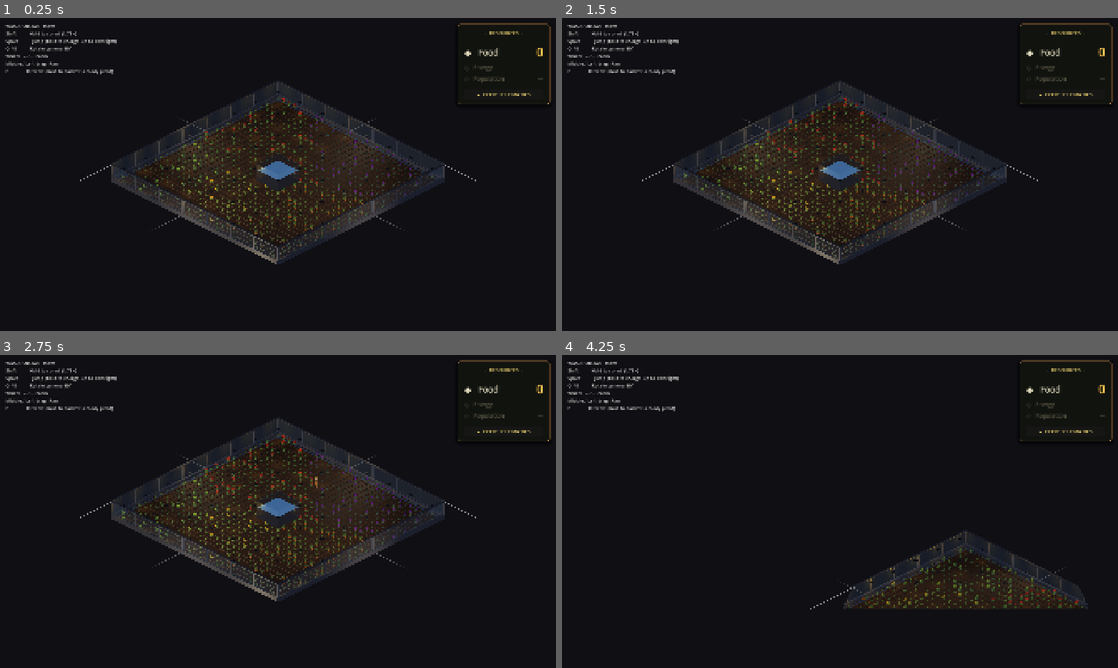
Above: before the commit, frames 1-4 (two rows, left to right).
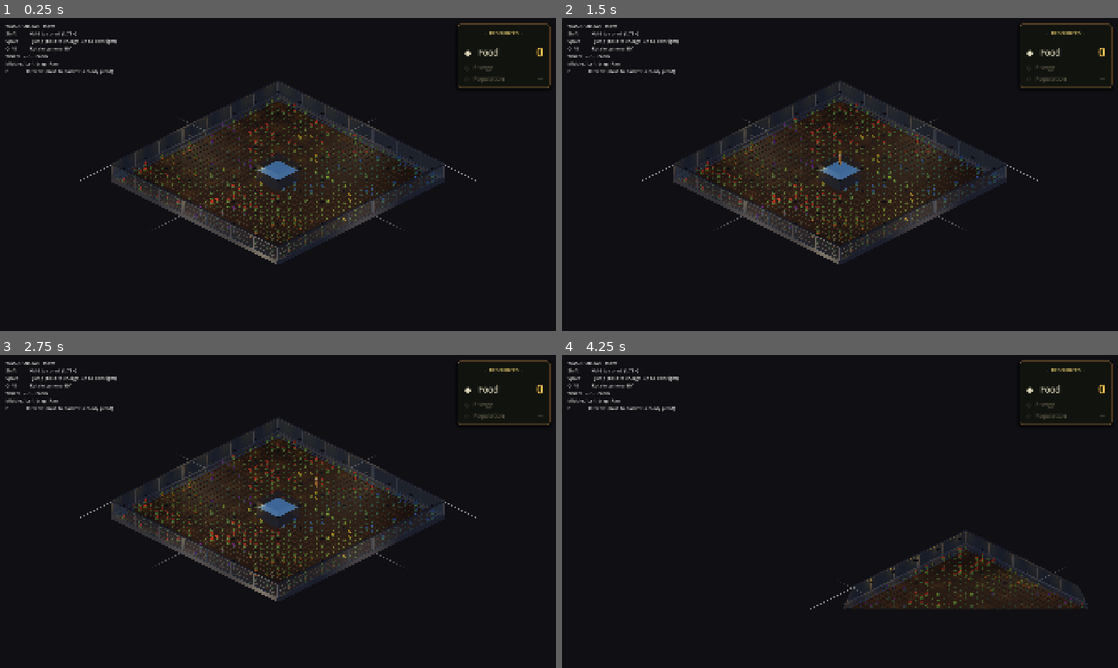
Above: after the commit, the same moments.

Repository: jaredclarkgay/space-tower-iso
Game: Godot game, scene res://scenes/iso_prototype/iso_prototype.tscn
The game is run twice, just before and just after one commit, with the same random seed, the same clock (stepped at 60 frames per second) and the same inputs.
Inputs (mouse positions are in pixels of both pictures, inside the frame that each line leads up to):
- Up to frame 1 (0.25 s): no input
- Up to frame 2 (1.5 s): click (1067, 93) at 0.5 s, where only the run before the commit has a clickable "▸ CODY SCHEMATICS"; click (990, 96) at 1.25 s, where only the run before the commit has a clickable "✕"
- Up to frame 3 (2.75 s): tap Enter at 2 s; move the mouse to (400, 495) at 2.02 s; hold D (move_right) from 2.03 s (still down); hold Middle mouse button (camera_pan) from 2.03 s (still down); click (400, 495) at 2.17 s; tap Space (jump) at 2.27 s
- Up to frame 4 (4.25 s): release D (move_right) at 2.75 s; release Middle mouse button (camera_pan) at 2.75 s; drag from (728, 527) to (812, 574) at 2.77 s; tap Space (jump) at 3.5 s; move the mouse to (895, 442) at 3.52 s; hold D (move_right) from 3.53 s (still down); hold R (camera_rotate_right) from 3.53 s (still down)

The runs differ from the first frame. In frame 1, 2.1% of the frame differs, in the area x 21-100%, y 21-77%; in frame 2, 2.2%; in frame 3, 2.4%; in frame 4, 1.0%.

Commit message:
feat(iso): ROYGBV plant value gradient + 10-harvest unlock for Cody/Schematics
Major economic + pacing iteration.

PLANT VALUE GRADIENT (ROYGBV):
PLANT_TYPES carries three new fields per crop — value, grow_multiplier,
seed_count. New Blueberries crop fills the Blue slot. Final palette:
- Tomato     (red)    value 1   grow 1.0×  5 seeds  → ~25% of grid
- Pumpkin    (orange) value 1   grow 1.0×  4 seeds  → ~20%
- Pepper     (yellow) value 2   grow 1.2×  3 seeds  → ~15%
- Cucumber   (green)  value 3   grow 1.4×  3 seeds  → ~15%
- Blueberries(blue)   value 5   grow 2.0×  3 seeds  → ~15%
- Eggplant   (violet) value 15  grow 3.0×  2 seeds  → ~10% (3× blue's value)

iso_floor:
- _compute_plant_assignments now drops one Voronoi seed per
  type.seed_count, so common crops cover larger contiguous patches
  and rares sit in smaller pockets.
- _update_plot scales both POST_HARVEST_DURATION and
  GROWTH_STAGE_DURATION by plot.plant_type.grow_multiplier — an
  Eggplant takes 90 s to fully grow and 30 s of dirt before the next
  sprout, vs 30 s / 10 s for a Tomato.
- _spawn_harvest_feedback now reads the plot's value and renders the
  floater as "+N <PlantName>" with tier-based colour and font-size:
  green for value 1, gold for 2-4, blue for 5-14, violet for 15+.
- New "Blueberries" case in _build_fruits_for_type — cluster of 6
  small (radius 0.055) blue spheres at varied heights, reads as a
  hanging berry bunch.

ECONOMY UPDATE:
- food_count is now the SUM OF VALUES, not number of harvests. Player
  picking an Eggplant sees food_count jump by 15.
- New plants_harvested counter tracks the *count* of player-driven
  harvests (not Cody's, not value-weighted) — used as the unlock
  metric so pacing doesn't accelerate when the player gets lucky
  with a violet patch.
- iso_player harvest completion: reads value off the target plot
  before harvesting, applies food_count += value, plants_harvested += 1.
- iso_robot tracks _capacity_value alongside _capacity. Per-plant
  feedback floater is "+N <name>" coloured by tier; on collect the
  big "+N" floater shows total value, and food_count += capacity_value.

UNLOCK PACING:
- ROBOT_UNLOCK_THRESHOLD 5 → 10. Cody's arrival ceremony now triggers
  at 10 manual harvests instead of 5.
- iso_robot's OFFLINE poll now keys off plants_harvested (count), not
  food_count (value).

SCHEMATICS BUTTON REVEAL:
- New schematics_button.gd attached to SchematicsButton in the .tscn.
  Button + its divider start visible=false; script polls
  GameState.plants_harvested in _process and at the threshold (10)
  reveals both with a tween: divider fades in 0.4 s; button does
  modulate.a 0→1 over 0.5 s while scaling 0.5→1.0 over 0.6 s with
  TRANS_BACK / EASE_OUT for the bounce-in moment. After the reveal
  set_process(false) so the script costs nothing per frame.

Verified: `godot --headless --quit-after 90` exits 0, no errors.

Co-Authored-By: Claude Opus 4.7 (1M context) <noreply@anthropic.com>

Diff:
--- a/autoloads/constants.gd
+++ b/autoloads/constants.gd
@@ -78,38 +78,64 @@
 const HARVEST_RADIUS := 1.2
 const HARVEST_KNEEL_SCALE_Y := 0.55
 
-# Plant types — each plot is randomly assigned one. Drives the prompt text
-# ("Harvest Tomato"), the fruit-accent colour at stage 5, and the foliage
-# tint at every stage so plots read as visually distinct even when the
-# fruits are too small to see from camera distance.
-#
-# Fruit palette: red, golden-yellow, vivid purple, deep orange, lime.
-# Five clearly different hues so the field stops reading as monotone-warm.
+# Plant types — each plot is randomly assigned one. Drives the prompt
+# text, fruit-accent colour at stage 5, foliage tint at every stage,
+# AND a ROYGBV value/scarcity/grow-rate gradient:
+#   - Red end of the spectrum: cheap, fast-growing, common.
+#   - Violet end: 3× more valuable than the tier below, slowest grow,
+#     rarest spawn (~10% of plots).
+# `seed_count` is how many Voronoi seeds this type plants in the grid:
+# more seeds → bigger area / more common. `grow_multiplier` scales both
+# GROWTH_STAGE_DURATION and POST_HARVEST_DURATION so a Violet plant takes
+# 3× longer per stage and 3× longer to regrow after harvest.
 const PLANT_TYPES := [
 	{
 		"name": "Tomato",
 		"fruit_color": Color(0.85, 0.25, 0.20),
 		"foliage_color": Color(0.42, 0.62, 0.28),
+		"value": 1,
+		"grow_multiplier": 1.0,
+		"seed_count": 5,
+	},
+	{
+		"name": "Pumpkin",
+		"fruit_color": Color(0.95, 0.45, 0.10),
+		"foliage_color": Color(0.40, 0.52, 0.22),
+		"value": 1,
+		"grow_multiplier": 1.0,
+		"seed_count": 4,
 	},
 	{
 		"name": "Pepper",
 		"fruit_color": Color(1.00, 0.78, 0.15),
 		"foliage_color": Color(0.52, 0.65, 0.28),
+		"value": 2,
+		"grow_multiplier": 1.2,
+		"seed_count": 3,
+	},
+	{
+		"name": "Cucumber",
+		"fruit_color": Color(0.65, 0.85, 0.25),
+		"foliage_color": Color(0.40, 0.55, 0.30),
+		"value": 3,
+		"grow_multiplier": 1.4,
+		"seed_count": 3,
+	},
+	{
+		"name": "Blueberries",
+		"fruit_color": Color(0.30, 0.45, 0.85),
+		"foliage_color": Color(0.30, 0.50, 0.40),
+		"value": 5,
+		"grow_multiplier": 2.0,
+		"seed_count": 3,
 	},
 	{
 		"name": "Eggplant",
 		"fruit_color": Color(0.60, 0.20, 0.75),
 		"foliage_color": Color(0.32, 0.40, 0.32),
-	},
-	{
-		"name": "Pumpkin",
-		"fruit_color": Color(0.95, 0.45, 0.10),
-		"foliage_color": Color(0.40, 0.52, 0.22),
-	},
-	{
-		"name": "Cucumber",
-		"fruit_color": Color(0.65, 0.85, 0.25),
-		"foliage_color": Color(0.40, 0.55, 0.30),
+		"value": 15,
+		"grow_multiplier": 3.0,
+		"seed_count": 2,
 	},
 ]
 
@@ -121,7 +147,7 @@
 # collect, which empties the hopper into food_count and the robot resumes.
 # Long-term: this state machine is the place LLM-driven directives would
 # plug in (override target plot, override pattern, etc.).
-const ROBOT_UNLOCK_THRESHOLD := 5         # food_count needed to unlock
+const ROBOT_UNLOCK_THRESHOLD := 10        # plants_harvested needed to unlock Cody
 const ROBOT_SPEED := 2.0                  # m/s — slower than the player
 const ROBOT_HARVEST_DURATION := 0.83      # seconds at each plot — operator: 3× faster (was 2.5)
 const ROBOT_CAPACITY := 30                # plots before pickup needed (operator: 3× of 10)
--- a/autoloads/game_state.gd
+++ b/autoloads/game_state.gd
@@ -22,8 +22,14 @@
 	"angle_step": 0,
 }
 
-# Harvested-plant counter, mirrored to the top-right HUD label.
+# Cumulative harvest VALUE (Red=1 ... Violet=15). Mirrored to the
+# top-right HUD label.
 var food_count := 0
+# Number of times the player has manually harvested a plant. Drives the
+# Cody-arrival threshold and the Schematics-button reveal — count, not
+# value, so the unlock pace is steady regardless of which crops the
+# player picks.
+var plants_harvested := 0
 
 # True while the Cody Schematics modal is open. iso_player + iso_robot
 # both freeze input/movement when this is set.
--- a/scenes/iso_prototype/iso_floor.gd
+++ b/scenes/iso_prototype/iso_floor.gd
@@ -67,13 +67,16 @@
 func _update_plot(plot: Dictionary, delta: float) -> void:
 	plot.time_in_stage += delta
 	var stage: int = plot.stage
+	# Per-type grow rate. Violet plants take 3× longer per stage and 3×
+	# longer to regrow after harvest; reds grow at the base rate.
+	var multiplier: float = float(plot.plant_type.get("grow_multiplier", 1.0))
 	if stage == 0:
-		if plot.time_in_stage >= _c.POST_HARVEST_DURATION:
+		if plot.time_in_stage >= _c.POST_HARVEST_DURATION * multiplier:
 			plot.stage = 1
 			plot.time_in_stage = 0.0
 			_refresh_plot_visuals(plot)
 	elif stage >= 1 and stage <= _c.GROWTH_STAGE_COUNT - 1:
-		if plot.time_in_stage >= _c.GROWTH_STAGE_DURATION:
+		if plot.time_in_stage >= _c.GROWTH_STAGE_DURATION * multiplier:
 			plot.stage += 1
 			plot.time_in_stage = 0.0
 			_refresh_plot_visuals(plot)
@@ -109,13 +112,35 @@
 
 
 func _spawn_harvest_feedback(plot: Dictionary) -> void:
+	var value: int = int(plot.plant_type.get("value", 1))
+	# Higher-value crops get bigger, gold-then-violet floaters so the
+	# rarer hauls feel rewarding instead of just a same-sized "+N".
+	var color: Color
+	var pixel_size: float
+	var font_size: int
+	if value >= 15:
+		color = Color(0.85, 0.45, 1.00, 1.0)   # violet
+		pixel_size = 0.014
+		font_size = 56
+	elif value >= 5:
+		color = Color(0.45, 0.65, 1.00, 1.0)   # blue
+		pixel_size = 0.012
+		font_size = 48
+	elif value >= 2:
+		color = Color(0.95, 0.85, 0.30, 1.0)   # gold
+		pixel_size = 0.011
+		font_size = 44
+	else:
+		color = Color(0.70, 1.00, 0.55, 1.0)   # green
+		pixel_size = 0.011
+		font_size = 40
 	var label := Label3D.new()
-	label.text = "+1 %s" % plot.plant_type.name
-	label.font_size = 40
+	label.text = "+%d %s" % [value, plot.plant_type.name]
+	label.font_size = font_size
 	label.outline_size = 6
-	label.modulate = Color(0.7, 1.0, 0.55, 1)
+	label.modulate = color
 	label.outline_modulate = Color(0, 0, 0, 0.85)
-	label.pixel_size = 0.011
+	label.pixel_size = pixel_size
 	label.billboard = BaseMaterial3D.BILLBOARD_ENABLED
 	label.no_depth_test = true
 	label.position = plot.world_pos + Vector3(0, 0.7, 0)
@@ -347,18 +372,21 @@
 				_build_plot_grow_light(x, z)
 
 
-# One seed per plant type, dropped at a deterministic random cell. Each plot
-# is then assigned the plant type of its nearest seed — a Voronoi diagram.
-# Plots of the same type form connected patches instead of pepper plants
-# being scattered between every tomato plant.
+# Multiple seeds per plant type, dropped at deterministic random cells. Each
+# plot is then assigned the plant type of its nearest seed — a Voronoi
+# diagram. Per-type seed_count tunes scarcity: Tomato gets 5 seeds (~25%
+# of the field), Eggplant gets 2 (~10%, the rarest). Plots of the same
+# type form connected patches instead of being randomly scattered.
 func _compute_plant_assignments() -> void:
 	var grid_size: int = int(_c.GARDEN_GRID_SIZE)
 	var seeds: Array = []
 	var inset: float = 3.0   # keep seeds away from the very edges
 	for type_data in _c.PLANT_TYPES:
-		var sx: float = _rng.randf_range(inset, float(grid_size) - inset)
-		var sy: float = _rng.randf_range(inset, float(grid_size) - inset)
-		seeds.append({"pos": Vector2(sx, sy), "type": type_data})
+		var seed_count: int = int(type_data.get("seed_count", 1))
+		for _s in range(seed_count):
+			var sx: float = _rng.randf_range(inset, float(grid_size) - inset)
+			var sy: float = _rng.randf_range(inset, float(grid_size) - inset)
+			seeds.append({"pos": Vector2(sx, sy), "type": type_data})
 
 	for i in range(grid_size):
 		for j in range(grid_size):
@@ -580,6 +608,25 @@
 				f.position = Vector3(x + sign_v * 0.16, 0.55, z - 0.05 * sign_v)
 				add_child(f)
 				fruits.append(f)
+		"Blueberries":
+			# Cluster of 6 small blue berries above the foliage canopy at
+			# slightly varied heights. Reads as a hanging berry bunch from
+			# any iso angle.
+			for i in range(6):
+				var f := MeshInstance3D.new()
+				f.name = "Blueberry"
+				var m := SphereMesh.new()
+				m.radius = 0.055
+				m.height = 0.11
+				f.mesh = m
+				f.material_override = _make_material(color)
+				var angle: float = float(i) * (TAU / 6.0)
+				var dx: float = cos(angle) * 0.12
+				var dz: float = sin(angle) * 0.12
+				var dy: float = 0.62 + float(i % 3) * 0.04
+				f.position = Vector3(x + dx, dy, z + dz)
+				add_child(f)
+				fruits.append(f)
 	for f in fruits:
 		f.visible = false
 	return fruits
--- a/scenes/iso_prototype/iso_player.gd
+++ b/scenes/iso_prototype/iso_player.gd
@@ -162,8 +162,10 @@
 			_harvest_progress += delta / _c.HARVEST_DURATION
 			if _harvest_progress >= 1.0:
 				if _iso_floor and _harvest_target != null:
+					var value: int = int(_harvest_target.plant_type.get("value", 1))
 					_iso_floor.harvest_plot(_harvest_target)
-				_gs.food_count += 1
+					_gs.food_count += value
+					_gs.plants_harvested += 1
 				_is_harvesting = false
 				_harvest_progress = 0.0
 				_harvest_target = null
--- a/scenes/iso_prototype/iso_prototype.tscn
+++ b/scenes/iso_prototype/iso_prototype.tscn
@@ -6,6 +6,7 @@
 [ext_resource type="Script" uid="uid://cjmfqleqpthof" path="res://scenes/iso_prototype/food_count_hud.gd" id="4_food"]
 [ext_resource type="Script" uid="uid://cibunof3xytaq" path="res://scenes/iso_prototype/iso_robot.gd" id="5_robot"]
 [ext_resource type="Script" uid="uid://3pwgdeqy808o" path="res://scenes/iso_prototype/cody_schematic.gd" id="6_schem"]
+[ext_resource type="Script" path="res://scenes/iso_prototype/schematics_button.gd" id="7_btn"]
 
 [sub_resource type="Environment" id="Environment_iso"]
 background_mode = 1
@@ -181,11 +182,15 @@
 layout_mode = 2
 
 [node name="SchematicsButton" type="Button" parent="HUD/ResourcesPanel/Margin/VBox"]
+visible = false
 layout_mode = 2
 focus_mode = 0
 theme_override_colors/font_color = Color(0.94, 0.83, 0.45, 0.95)
 theme_override_font_sizes/font_size = 18
 text = "▸  CODY SCHEMATICS"
+script = ExtResource("7_btn")
+divider_path = NodePath("../SchematicsDivider")
+unlock_threshold = 10
 
 [node name="CodySchematic" type="Control" parent="HUD"]
 visible = false
--- a/scenes/iso_prototype/iso_robot.gd
+++ b/scenes/iso_prototype/iso_robot.gd
@@ -43,6 +43,7 @@
 var _harvest_progress := 0.0
 var _cursor: Vector2i = Vector2i(0, -1)   # before first cell; first advance lands at (0,0)
 var _capacity := 0
+var _capacity_value := 0   # sum of plant values harvested into the hopper
 var _time := 0.0   # for LED pulse
 
 var _body_root: Node3D
@@ -89,7 +90,9 @@
 	_time += delta
 
 	if _state == State.OFFLINE:
-		if _gs.food_count >= _c.ROBOT_UNLOCK_THRESHOLD:
+		# Unlock keyed off plants_harvested (count) so the pace doesn't
+		# accelerate when the player picks up high-value violets.
+		if _gs.plants_harvested >= _c.ROBOT_UNLOCK_THRESHOLD:
 			_begin_arrival()
 		return
 
@@ -158,8 +161,9 @@
 func _do_collect() -> void:
 	if _state != State.FULL_AWAITING_PICKUP:
 		return
-	_gs.food_count += _capacity
+	_gs.food_count += _capacity_value
 	_capacity = 0
+	_capacity_value = 0
 	_state = State.MOVING_TO_TARGET
 
 
@@ -167,7 +171,7 @@
 func _do_collect_with_feedback() -> void:
 	if _state != State.FULL_AWAITING_PICKUP:
 		return
-	_spawn_collect_feedback(_capacity)
+	_spawn_collect_feedback(_capacity_value)
 	_do_collect()
 
 
@@ -349,9 +353,11 @@
 	# route; only count it if it's still stage 5.
 	if _target_plot != null and _target_plot.stage == _c.GROWTH_STAGE_COUNT:
 		var plant_name: String = _target_plot.plant_type.name
+		var plant_value: int = int(_target_plot.plant_type.get("value", 1))
 		_iso_floor.harvest_plot(_target_plot, false)
-		_spawn_robot_harvest_feedback(plant_name)
+		_spawn_robot_harvest_feedback(plant_name, plant_value)
 		_capacity += 1
+		_capacity_value += plant_value
 	_target_plot = null
 	_harvest_progress = 0.0
 	if _capacity >= _c.ROBOT_CAPACITY:
@@ -574,12 +580,22 @@
 # +1 floater above Cody whenever he completes a harvest — visual companion
 # to GameState's food count climbing on player collection. Fires per-plot,
 # so the player can see Cody working without having to track him directly.
-func _spawn_robot_harvest_feedback(plant_name: String) -> void:
+func _spawn_robot_harvest_feedback(plant_name: String, value: int) -> void:
+	# Match the player's tiered floater colours so Cody's hauls read with
+	# the same value cues — gold for mid, blue for blueberries, violet
+	# for the rare ones.
+	var color := Color(0.55, 1.0, 0.50, 1.0)
+	if value >= 15:
+		color = Color(0.85, 0.45, 1.00, 1.0)
+	elif value >= 5:
+		color = Color(0.45, 0.65, 1.00, 1.0)
+	elif value >= 2:
+		color = Color(0.95, 0.85, 0.30, 1.0)
 	var label := Label3D.new()
-	label.text = "+1 %s" % plant_name
+	label.text = "+%d %s" % [value, plant_name]
 	label.font_size = 36
 	label.outline_size = 6
-	label.modulate = Color(0.55, 1.0, 0.50, 1.0)
+	label.modulate = color
 	label.outline_modulate = Color(0.0, 0.0, 0.0, 0.85)
 	label.pixel_size = 0.010
 	label.billboard = BaseMaterial3D.BILLBOARD_ENABLED
--- /dev/null
+++ b/scenes/iso_prototype/schematics_button.gd
@@ -0,0 +1,54 @@
+extends Button
+
+# Schematics button hidden by default. Polls GameState.plants_harvested
+# each frame; once the player crosses UNLOCK_THRESHOLD it (and its
+# divider) reveals with a bouncy "moment" — alpha 0 → 1 plus scale
+# 0.5 → 1.0 with TRANS_BACK / EASE_OUT for an overshoot.
+#
+# The unlock check runs only until _shown flips true, then _process is
+# disabled — no per-frame cost after the reveal.
+
+@onready var _gs: Node = get_node("/root/GameState")
+
+@export var divider_path: NodePath
+@export var unlock_threshold: int = 10
+
+var _divider: Control
+var _shown: bool = false
+
+
+func _ready() -> void:
+	visible = false
+	if divider_path:
+		_divider = get_node(divider_path)
+		_divider.visible = false
+
+
+func _process(_delta: float) -> void:
+	if _shown:
+		set_process(false)
+		return
+	if _gs.plants_harvested >= unlock_threshold:
+		_shown = true
+		_reveal()
+		set_process(false)
+
+
+func _reveal() -> void:
+	# Make divider appear softly first, then bounce the button in.
+	if _divider:
+		_divider.visible = true
+		_divider.modulate.a = 0.0
+		create_tween().tween_property(_divider, "modulate:a", 1.0, 0.4)
+
+	visible = true
+	# Wait a frame so layout finishes computing size before we read it
+	# for the pivot offset.
+	await get_tree().process_frame
+	pivot_offset = size * 0.5
+	modulate.a = 0.0
+	scale = Vector2(0.5, 0.5)
+	var tween := create_tween().set_parallel(true)
+	tween.tween_property(self, "modulate:a", 1.0, 0.5)
+	tween.tween_property(self, "scale", Vector2(1.0, 1.0), 0.6) \
+		.set_trans(Tween.TRANS_BACK).set_ease(Tween.EASE_OUT)
Not shown: 1 places in scenes/iso_prototype/iso_prototype.tscn that only renumber resources
